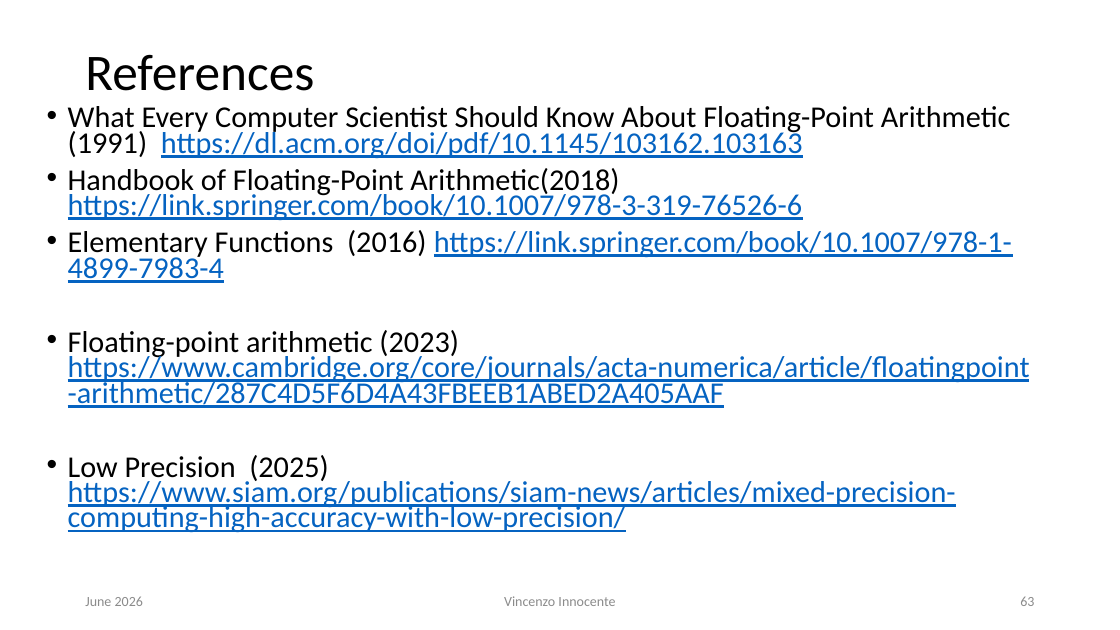
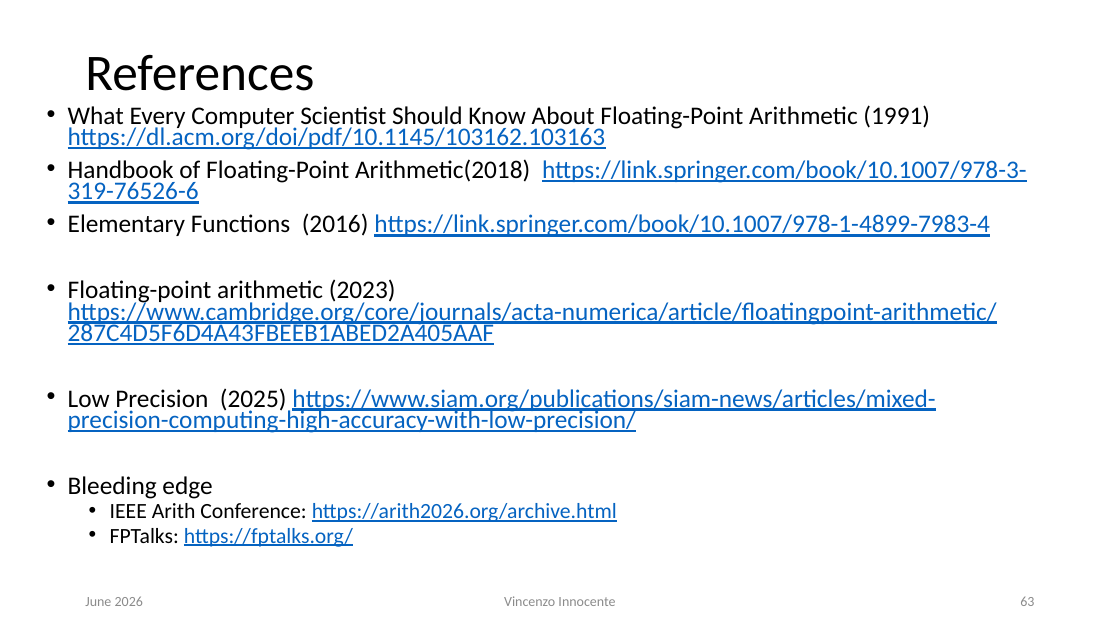
Before and after one commit to VinInn/FPCourse, a slide deck: slide 63 of Slides/FPforScientist.pptx. Drawn at 1120x630 pixels with LibreOffice and Linux fonts; fonts in the diff are those of the drawing. Boxes give left, top, right and bottom in pixels: in the first picture for what was removed or moved away, otherwise in the second. Text is boxed around its words. In the diff, an @@ line names an element or a change of style, - is before the commit and + after.

```diff
--- a/Slides/FPforScientist.pptx
+++ b/Slides/FPforScientist.pptx
@@ text at (68, 105, 1027, 433): size 25.9 to 21.7 pt in "What Every Computer Scientist Should Know About ...", "Handbook of Floating-Point Arithmetic(2018) https://link.spr ...", "Elementary Functions (2016) https://link.springer.com/book/1 ...", "Floating-point arithmetic (2023) https://www.cambridge.org/c ..." and 1 more places @@
@@ text at (68, 476, 617, 547): paragraphs added @@
+• Bleeding edge
+  • IEEE Arith Conference: https://arith2026.org/archive.html
+  • FPTalks: https://fptalks.org/
```
Also in this commit, not shown: 2 other slides changed.
